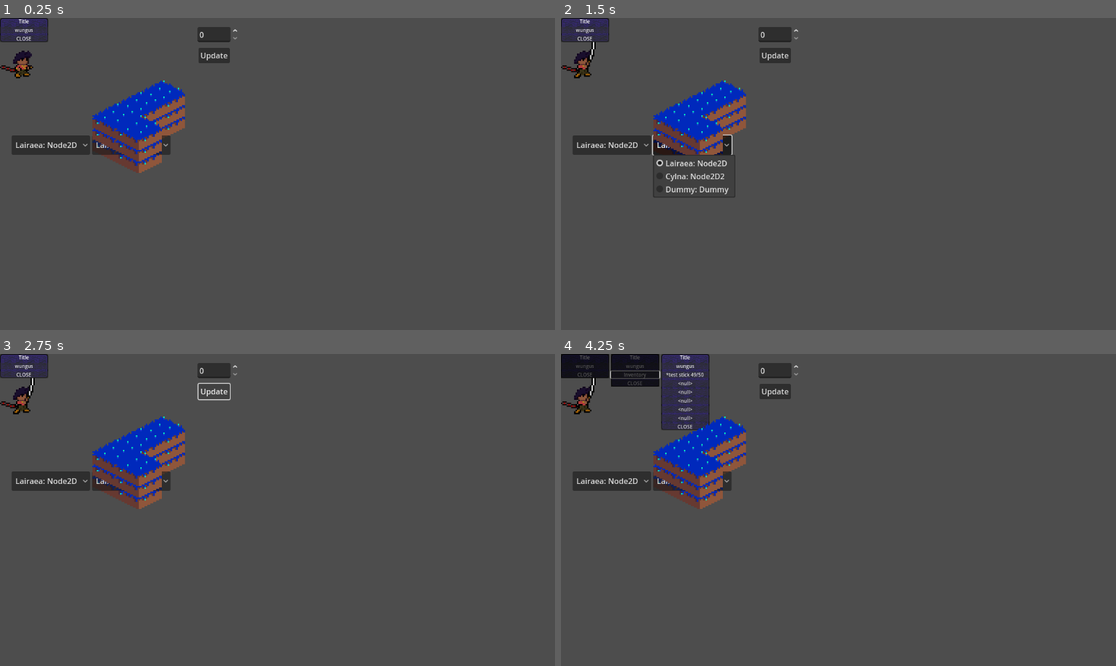
Above: before the commit, frames 1-4 (two rows, left to right).
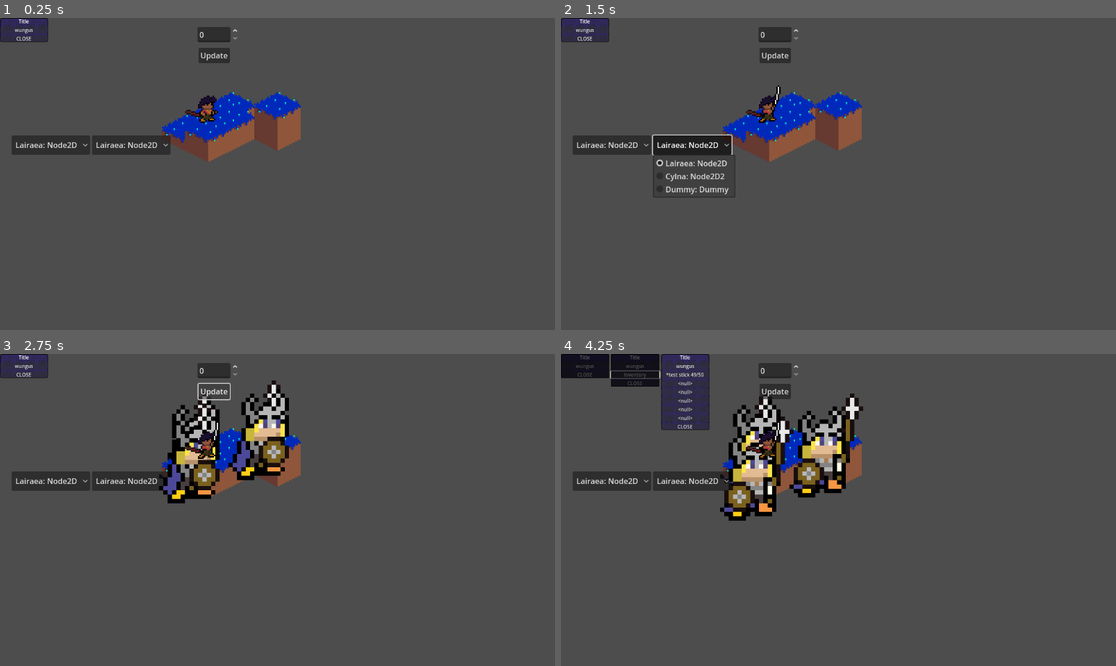
Above: after the commit, the same moments.

Repository: Puffe14/godot-breaker-srpg
Game: Godot game, scene res://main_menu.tscn
Two runs of this game, one before a commit and one after it. Both use one fixed random seed, a clock stepped at 60 frames per second and the inputs below. The project has no main scene, so this scene is started directly.
Inputs:
- Up to frame 1 (0.25 s): no input
- Up to frame 2 (1.5 s): click "Lairaea: Node2D" at 0.5 s; click "Lairaea: Node2D" at 1.25 s
- Up to frame 3 (2.75 s): click "Update" at 2 s
- Up to frame 4 (4.25 s): click "wungus" at 2.75 s; click "Inventory" at 3.5 s

The runs differ from the first frame. In frame 1, 6.8% of the frame differs, in the area x 0-55%, y 10-50%; in frame 2, 6.5%; in frame 3, 8.9%; in frame 4, 9.6%, in the area x 0-55%, y 7-54%.
Error before the commit: Compile Error: Identifier not found: Array (res://scripts/components/maps/field_map.gd:125)

Commit message:
Move check crash fixed

Diff:
--- /dev/null
+++ b/scripts/components/game/game.gd
@@ -0,0 +1,18 @@
+class_name Game extends Resource
+
+# Map in question
+var currentMapNumber: int = 1
+var currentMap: FieldMap = null
+var midBattle: bool = false
+var changeMap: bool = false
+# Who is doing what to whom?
+var turnOf: Units.Team = Units.Team.Player
+var player: Organisation = null
+var acting: Units = null
+var target: Units = null
+var inspected: Units = null
+var deepInspect = false
+var bout: Combat = null
+var forecast: Forecast = null
+var part: Constants.BodyPart = Constants.BodyPart.Head
+var stack: Array[Action] = []
--- a/scripts/components/maps/event.gd
+++ b/scripts/components/maps/event.gd
@@ -2,4 +2,4 @@
 class_name Event extends Resource
 
 func trigger(fieldMap: FieldMap) -> Array[Action]:
-    return []
+	return []
--- a/scripts/components/maps/field_map.gd
+++ b/scripts/components/maps/field_map.gd
@@ -113,31 +113,43 @@
 
 func tileOf(unit: Units) -> Tile:
 	var list_of_tiles = grid.tilesWithUnits()
-	var index = list_of_tiles.find(func(t:Tile): return unit==t.occupiable.occupant)
-	if index == -1: return null
-	return list_of_tiles[index]
+	var found = null
+	for t in list_of_tiles:
+		if unit_is_on_tile(unit,t):
+			found = t
+	return found
+
+func unit_is_on_tile(u:Units,t:Tile) -> bool:
+	return u==t.occupiable.occupant
 
 ## Method for determining the tiles accessible based on movement, current tile and class types.
 ## Used by movementRangeTiles to determine where a unit can move.*/
-func moveCheck(moveLeft: float, tile: Tile, types: Array[String], team: Units.Team, elevation: int, jump: int) -> Array[Tile]:
+func moveCheck(moveLeft: float, tile: Tile, types: Array, team: Units.Team, elevation: int, jump: int) -> Array[Tile]:
+	var reduction = 1
+	var occupiable = tile.occupiable
+	var occupant = null
+	if occupiable:
+		occupiable.moveReduction(types)
+		if occupiable.occupant: occupant = occupiable.occupant
 	# inner lambda
 	var findSurrounding = (func(thisOneOk: bool):
-		var accessibles = Array[Tile]
+		var accessibles: Array[Tile] = []
 		if thisOneOk: accessibles.push_back(tile)
 		var availableNeighbors = grid.neighbors(tile).filter(func(t:Tile): return grid.elevationDifference(elevation, t) <= jump)
 		for n_tile in availableNeighbors:
-			accessibles.append_array(moveCheck(moveLeft-tile.moveReduction(types), n_tile, types, team, tile.pos.z, jump))
+			accessibles.append_array(moveCheck(moveLeft-reduction, n_tile, types, team, tile.position.z, jump))
 		return accessibles
 	)
 
 	# Empty if not enough move left
-	if moveLeft < tile.moveReduction(types):
-		if !tile.occupiable.occupied: return [tile]
+	if occupiable and moveLeft < reduction:
+		if !occupant:
+			return [tile]
 		else: return []
 	# In the case where the tile is occupiable
-	elif !tile.occupiable.occupant:
+	elif !occupant:
 		return findSurrounding.call(true)
-	elif tile.occupiable.occupant and tile.occupiable.occupant.team == team:
+	elif occupant and occupant.team == team:
 		return findSurrounding.call(false)
 	# If it can be flown over
 	elif tile.canFlyOver and types.has("flier"):
@@ -150,7 +162,7 @@
 	# find the location of the moving unit and find their info
 	var locationTile = tileOf(mover)
 	var movementRange = mover.MOVE()
-	var movementType = mover.types
+	var movementType = mover.character.myClass.classType
 	var tilesFound: Array[Tile] = []
 	if locationTile:
 		tilesFound.append_array(moveCheck(movementRange, locationTile, movementType,
--- a/scripts/components/units/character.gd
+++ b/scripts/components/units/character.gd
@@ -9,43 +9,43 @@
 @export var stats: Stats
 
 func swapClass(newClass: Class):
-    myClass = newClass
+	myClass = newClass
 
 #!!! could be changed to an event that give message as a legible string
 #Increase experience and handle if reaches lvlup
 func expTrack(increase: int) -> Array:
-    var message: Array = [myName + " gained $increase exp"]
-    xp += increase
-    @warning_ignore("integer_division")
-    var howManyLvlsUp = xp/100
-    if howManyLvlsUp > 0:
-        level += 1
-        message.push_back("LEVEL UP\n")
-        for i in range(0, howManyLvlsUp):
-            var lup = levelUp()
-            for key in lup:
-                message.push_back(statPointStr(key, lup[key]))
-        xp = 0
-    return message
+	var message: Array = [myName + " gained $increase exp"]
+	xp += increase
+	@warning_ignore("integer_division")
+	var howManyLvlsUp = xp/100
+	if howManyLvlsUp > 0:
+		level += 1
+		message.push_back("LEVEL UP\n")
+		for i in range(0, howManyLvlsUp):
+			var lup = levelUp()
+			for key in lup:
+				message.push_back(statPointStr(key, lup[key]))
+		xp = 0
+	return message
 
 ## Rolls growths for level-ups and collects them for display
 func levelUp() -> Dictionary:
-    var levelUpsMap = {}
-    var leveled = growths.toMap
-    for stat in leveled.keys:
-        var currentG = leveled[stat]
-        if roll() < currentG:
-            var up = (currentG-1)/100 + 1
-            levelUpsMap[stat] = up
-            addToStat(stat, up)
-    return levelUpsMap
+	var levelUpsMap = {}
+	var leveled = growths.toMap
+	for stat in leveled.keys:
+		var currentG = leveled[stat]
+		if roll() < currentG:
+			var up = (currentG-1)/100 + 1
+			levelUpsMap[stat] = up
+			addToStat(stat, up)
+	return levelUpsMap
 
 ## adds int to a stat
 func addToStat(which: String, amount: int):
-    #Calculates the new total stat
-    var newTotal = stats[which] + amount
-    #Changes stats map to reflect change
-    stats[which] = newTotal
+	#Calculates the new total stat
+	var newTotal = stats[which] + amount
+	#Changes stats map to reflect change
+	stats[which] = newTotal
 
 static func roll(): return randi()%100
 static func statPointStr(k, v): return "\n"+k+": "+v
--- a/scripts/components/units/units.gd
+++ b/scripts/components/units/units.gd
@@ -182,12 +182,12 @@
 func MOVE() -> int:
 	var penalty = 1
 	if wounds.has(Constants.BodyPart.Legs): penalty = 3
-	return (character.move + bonus("move")) / penalty
+	return (character.myClass.stats.move + bonus("move")) / penalty
 # Jump
 func JUMP() -> int:
 	var penalty = 1
 	if wounds.has(Constants.BodyPart.Legs): penalty = 3
-	return (character.move + bonus("jump")) / penalty
+	return (character.stats.jump + bonus("jump")) / penalty
 # Range
 func Range() -> Vector2i:
 	var bonusRange = 0 ##TODO bonus range feature
--- a/scripts/ui/map_node.gd
+++ b/scripts/ui/map_node.gd
@@ -36,9 +36,6 @@
 	# clear all the layers
 	for l: TileMapLayer in layers():
 		l.clear()
-		#l.set_cell()
-		#l.map_to_local()
-		#l.local_to_map()
 	# set a cell in their positions
 	for tile in field_map.grid.tiles:
 		var pos_x = tile.position.x
@@ -54,6 +51,8 @@
 		# draw unit
 		if tile and tile.occupiable and tile.occupiable.occupant:
 			var real_pos = layers()[pos_z].map_to_local(translated)
+			var slup = field_map.movementRangeTiles(tile.occupiable.occupant)
+			print(slup)
 			emit_signal("move", position+real_pos*scale+Vector2(0,-tile_height*(pos_z+2)), tile.occupiable.occupant, pos_z, 0)
 		# draw bottoms
 		for z in range(0, pos_z):
Not shown, added: scripts/components/game/game.gd.uid
